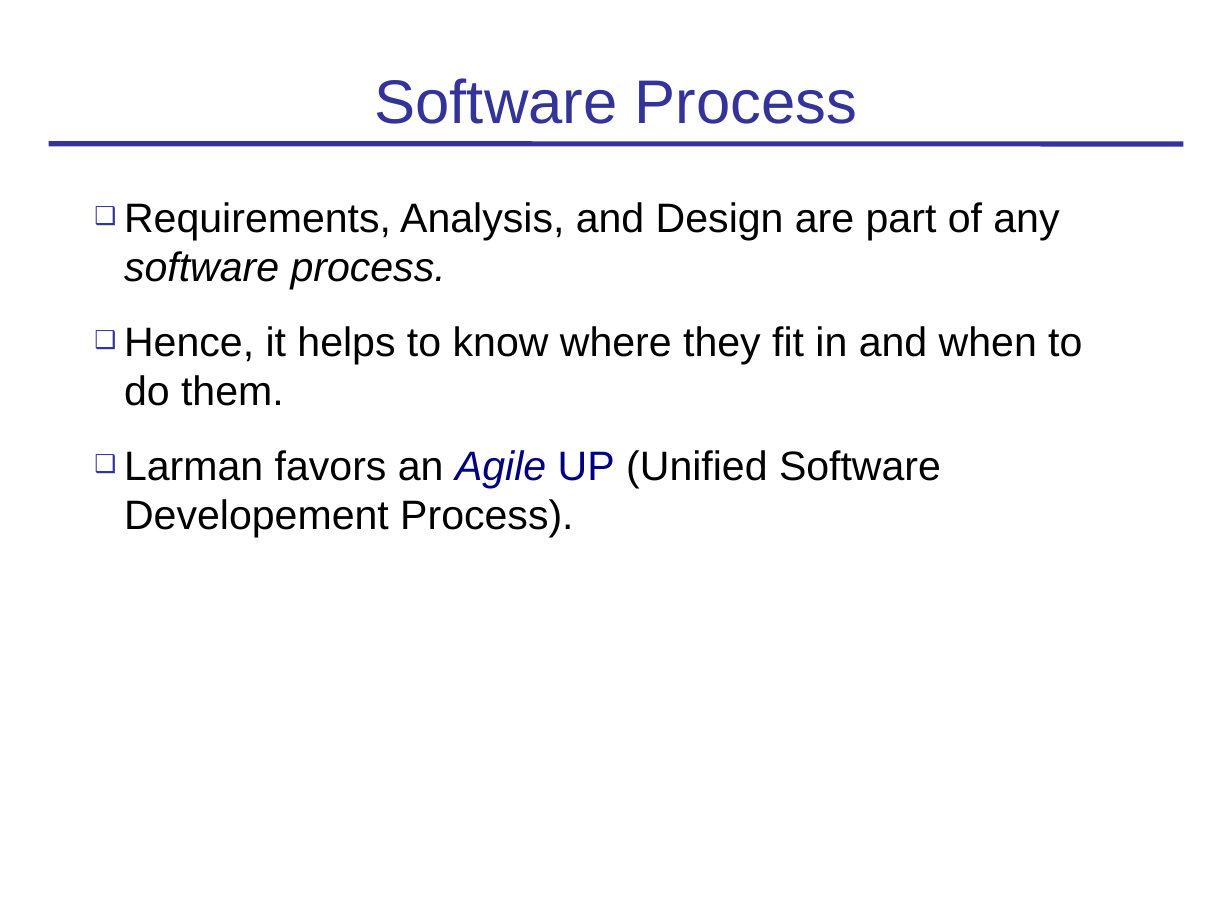
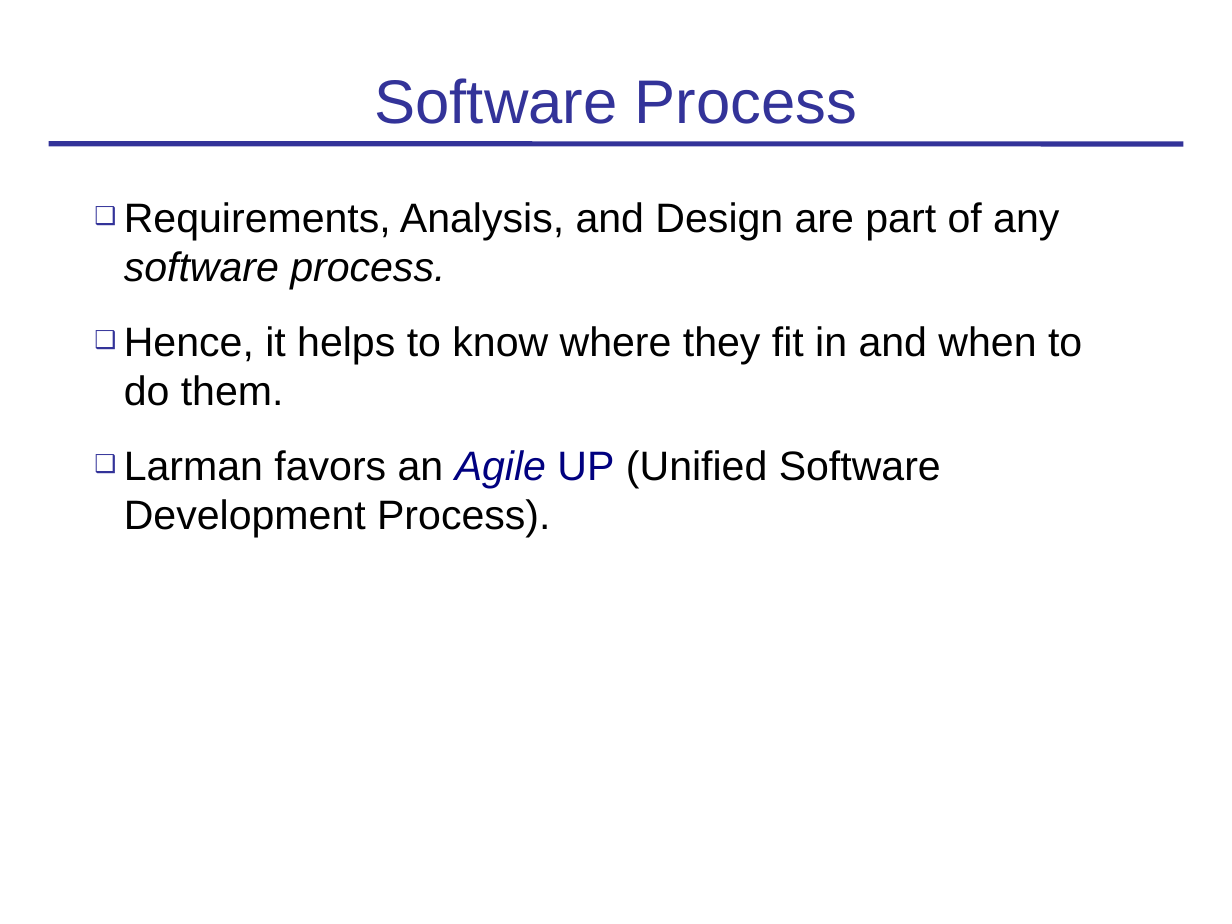
Before and after one commit to cpske/SSD, a slide deck: slide 9 of week2/Introduction.ppt. Drawn at 1232x924 pixels with LibreOffice and Linux fonts; fonts in the diff are those of the drawing. Boxes give left, top, right and bottom in pixels: in the first picture for what was removed or moved away, otherwise in the second. Text is boxed around its words. In the diff, an @@ line names an element or a change of style, - is before the commit and + after.

```diff
--- a/week2/Introduction.ppt
+++ b/week2/Introduction.ppt
@@ text at (124,450,941,538): text changed @@
-❑ Larman favors an Agile UP (Unified Software Developement Process).
+❑ Larman favors an Agile UP (Unified Software Development Process).
```
Also in this commit, not shown: 1 other slide changed, 3 other files.
